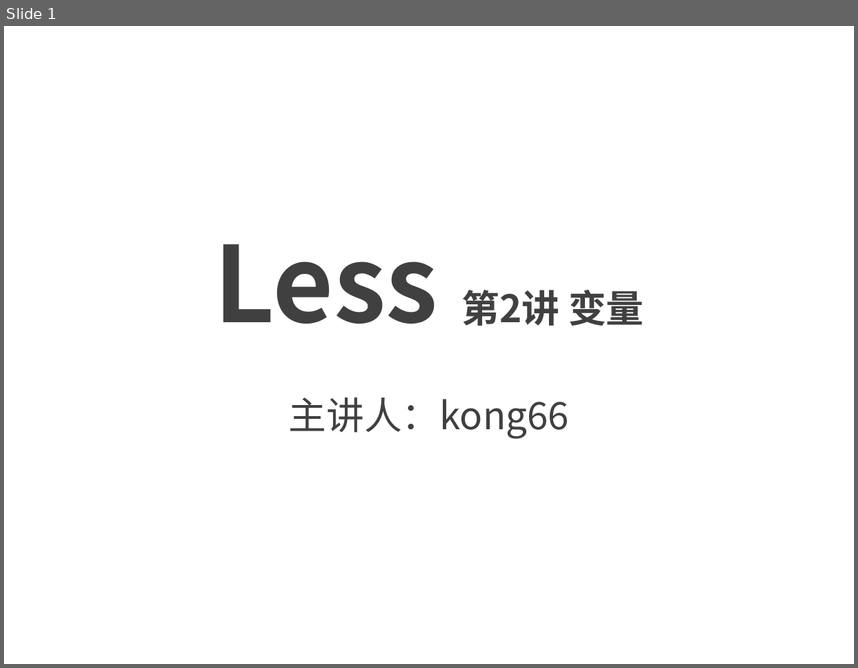
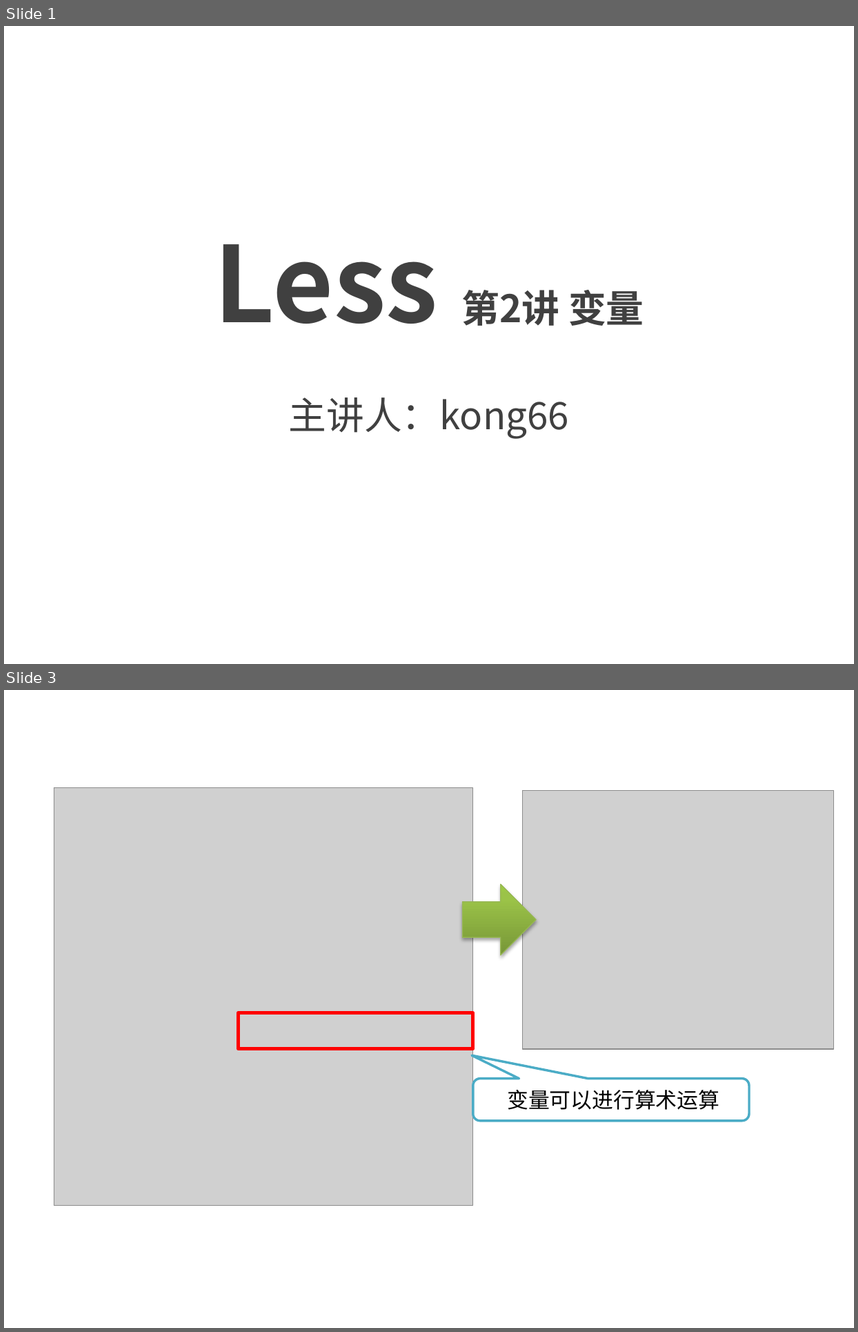
Before and after one commit to kong66/less-class, a slide deck: less-2-变量.pptx. Shown one above the other, each under a label of ours: slide 1 before the commit, slides 1 and 3 after it; the slides between them are not shown. The pictures are 858x668 and 858x1332 pixels, drawn with LibreOffice and Linux fonts; fonts in the diff are those of the drawing; grey boxes stand for pictures. Boxes give left, top, right and bottom in pixels: in the first picture for what was removed or moved away, otherwise in the second. Text is boxed around its words. In the diff, an @@ line names an element or a change of style, - is before the commit and + after.

```diff
--- a/less-2-变量.pptx
+++ b/less-2-变量.pptx
@@ slide 3 added at [4, 690, 854, 1328], background #FFFFFF @@
@@ picture added at [54, 788, 473, 1205] @@
@@ picture added at [523, 790, 833, 1049] @@
@@ right arrow added at [462, 884, 536, 954], fill gradient #779737 to #9BC348 to #9DC746, outline #98B955 0.75 pt @@
@@ rectangle added at [239, 1013, 473, 1049], outline #FF0000 3 pt @@
@@ rounded speech box added at [473, 1078, 749, 1121], fill #FFFFFF, outline #4BACC6 2 pt, 18 pt, text #000000 @@
+变量可以进行算术运算
```
Also in this commit, not shown: 4 slides changed, 1 slide removed, 8 other files.
